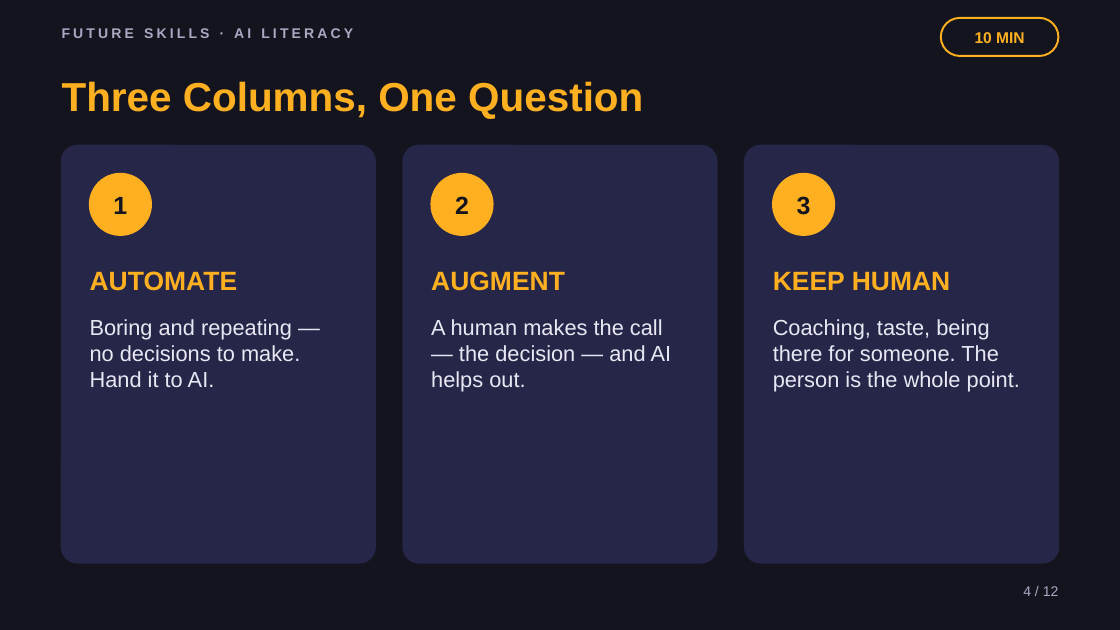
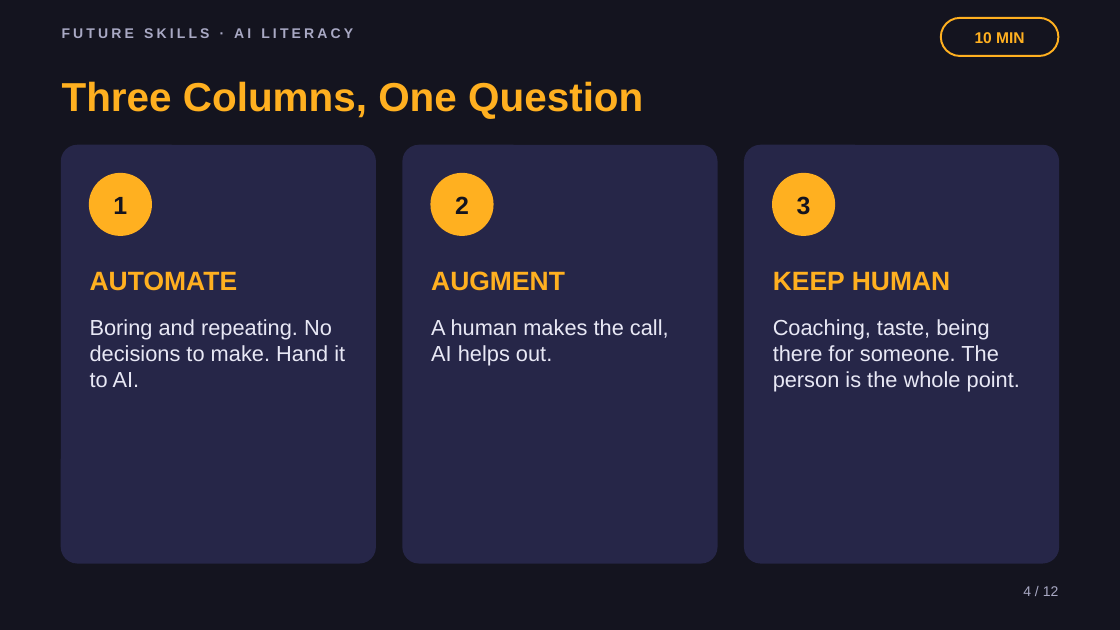
Before and after one commit to phiunit/tptphi, a slide deck: slide 4 of products/ai-boring-work/dist/Robots Do the Boring Work - Slides.pptx. Drawn at 1120x630 pixels with LibreOffice and Linux fonts; fonts in the diff are those of the drawing. Boxes give left, top, right and bottom in pixels: in the first picture for what was removed or moved away, otherwise in the second. Text is boxed around its words. In the diff, an @@ line names an element or a change of style, - is before the commit and + after.

```diff
--- a/products/ai-boring-work/dist/Robots Do the Boring Work - Slides.pptx
+++ b/products/ai-boring-work/dist/Robots Do the Boring Work - Slides.pptx
@@ text at (90,319,345,387): text changed @@
-Boring and repeating — no decisions to make. Hand it to AI.
+Boring and repeating. No decisions to make. Hand it to AI.
@@ text at (431,319,669,366): text changed @@
-A human makes the call — the decision — and AI helps out.
+A human makes the call, AI helps out.
```
Also in this commit, not shown: 8 other slides changed, 55 other files.
